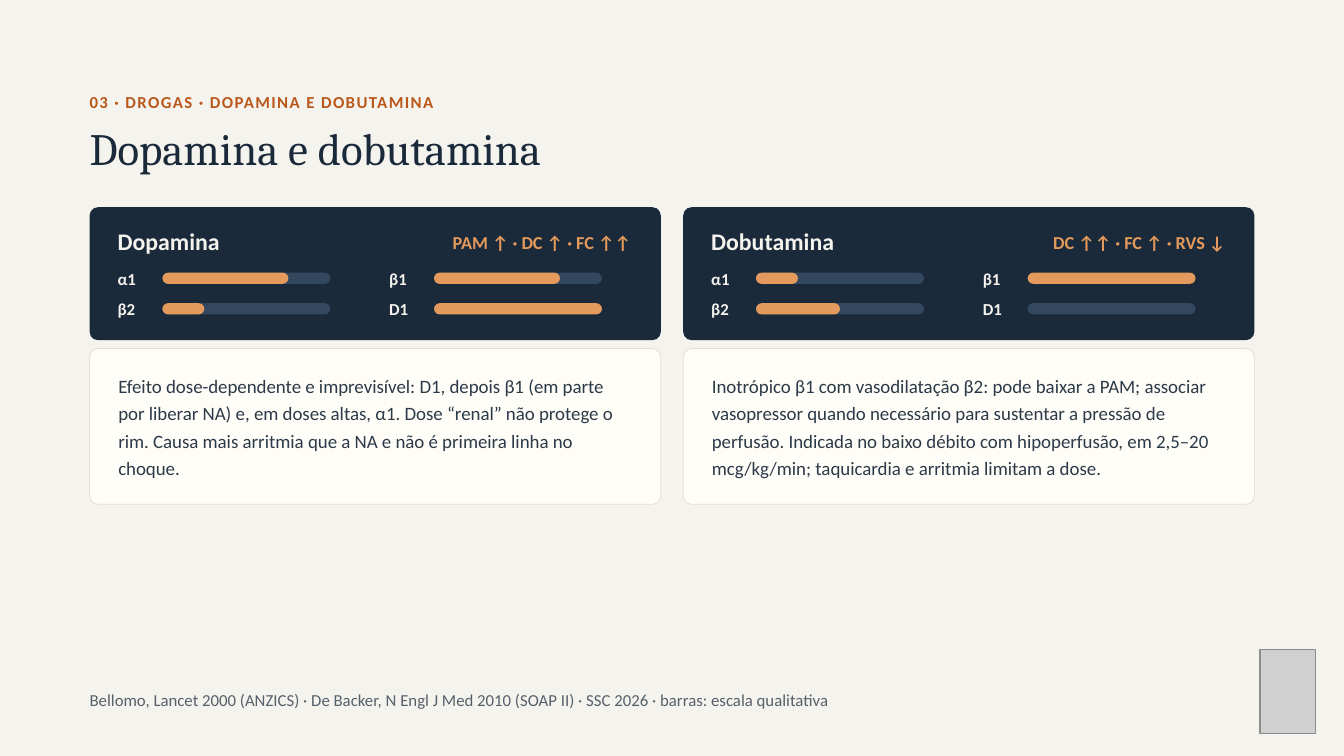
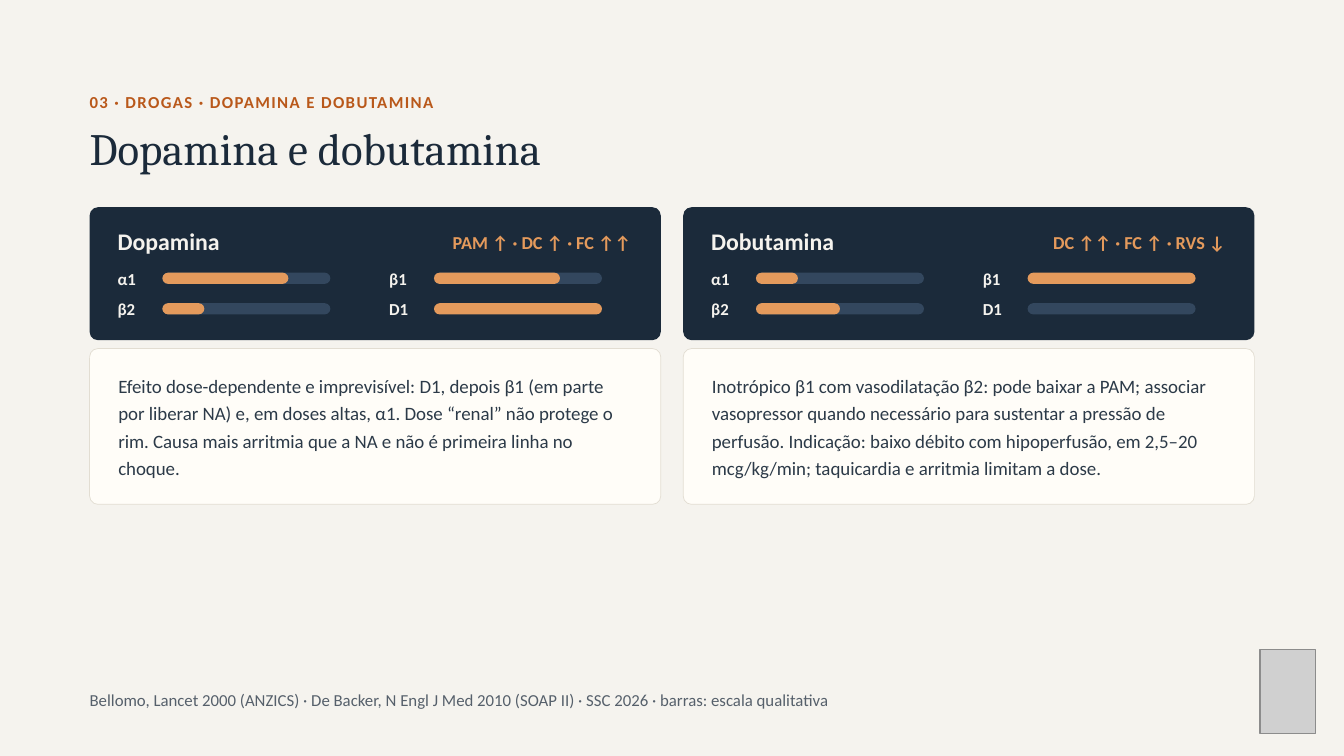
Before and after one commit to brunomoraesdubois-bit/Bruno, a slide deck: slide 9 of apresentacao/Aminas_Vasoativas.pptx. Drawn at 1344x756 pixels with LibreOffice and Linux fonts; fonts in the diff are those of the drawing; grey boxes stand for pictures. Boxes give left, top, right and bottom in pixels: in the first picture for what was removed or moved away, otherwise in the second. Text is boxed around its words. In the diff, an @@ line names an element or a change of style, - is before the commit and + after.

```diff
--- a/apresentacao/Aminas_Vasoativas.pptx
+++ b/apresentacao/Aminas_Vasoativas.pptx
@@ text at [712,380,1207,479]: text changed @@
-Inotrópico β1 com vasodilatação β2: pode baixar a PAM; associar vasopressor quando necessário para sustentar a pressão de perfusão. Indicada no baixo débito com hipoperfusão, em 2,5–20 mcg/kg/min; taquicardia e arritmia limitam a dose.
+Inotrópico β1 com vasodilatação β2: pode baixar a PAM; associar vasopressor quando necessário para sustentar a pressão de perfusão. Indicação: baixo débito com hipoperfusão, em 2,5–20 mcg/kg/min; taquicardia e arritmia limitam a dose.
```
Also in this commit, not shown: 12 other slides changed, 34 other files.
